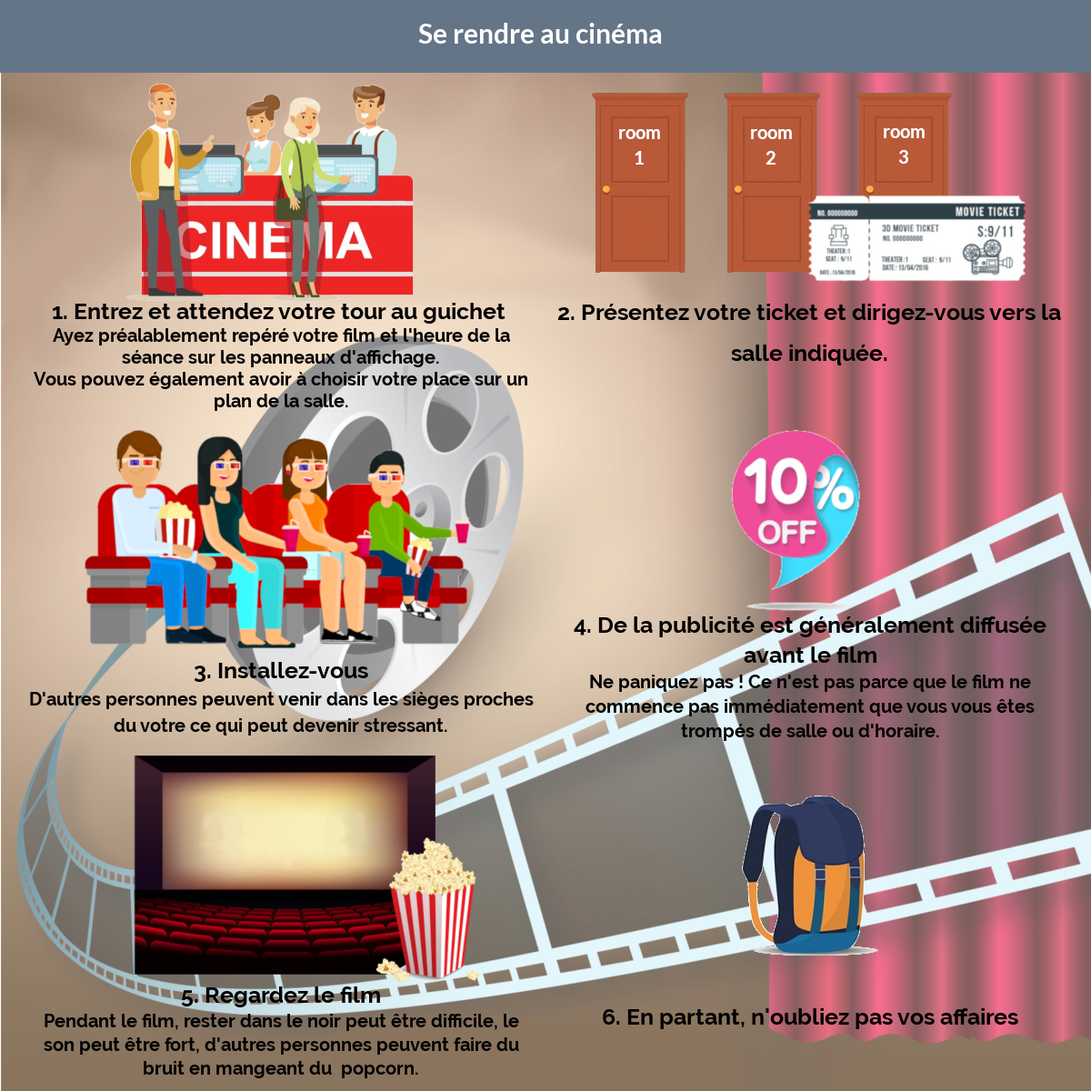
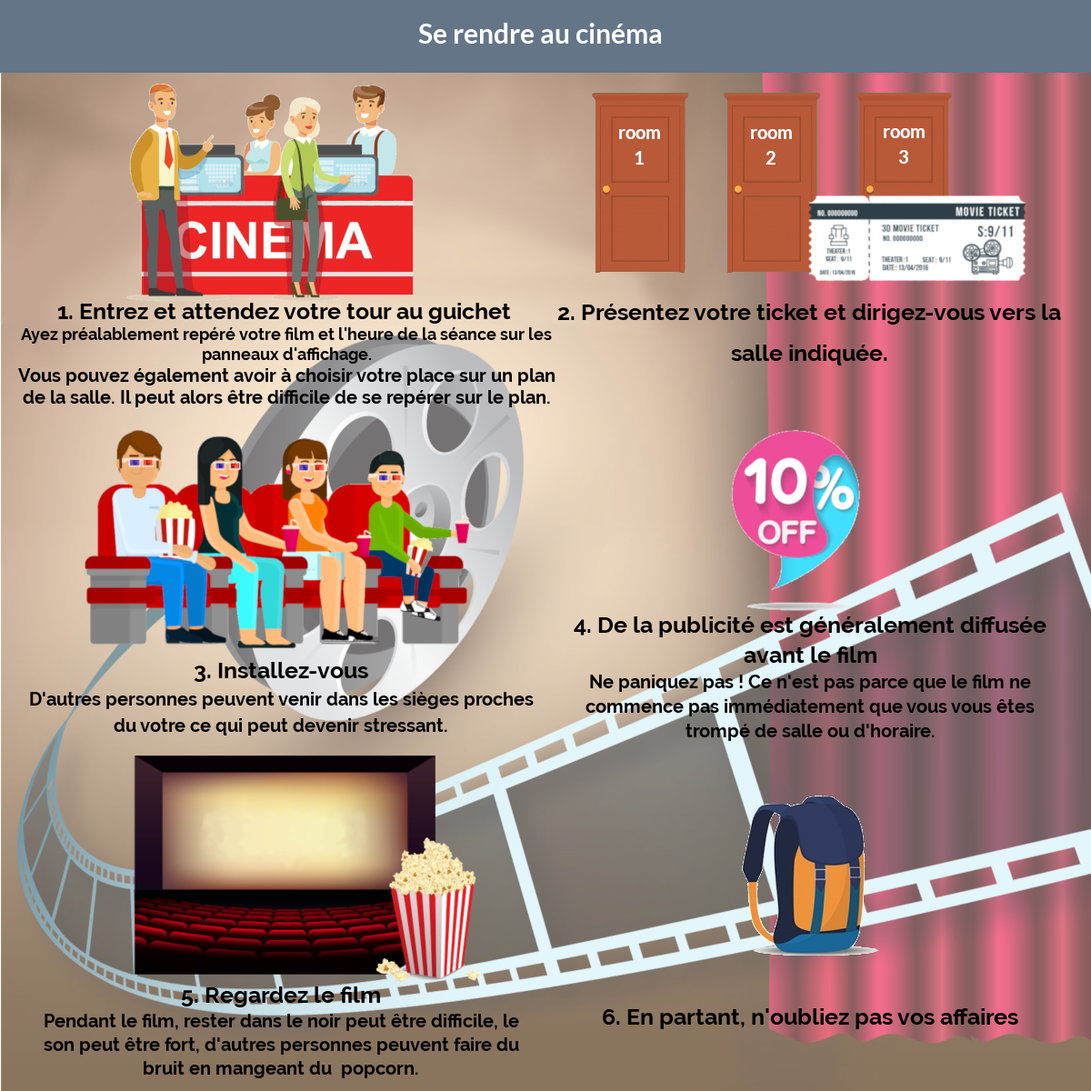
Layers edited between the first and the second 1091x1091 image:
painted on "4. De la publicité est général..." over (681, 724, 940, 742)
painted on "1. Entrez et attendez votre to..." over (18, 302, 555, 412)
